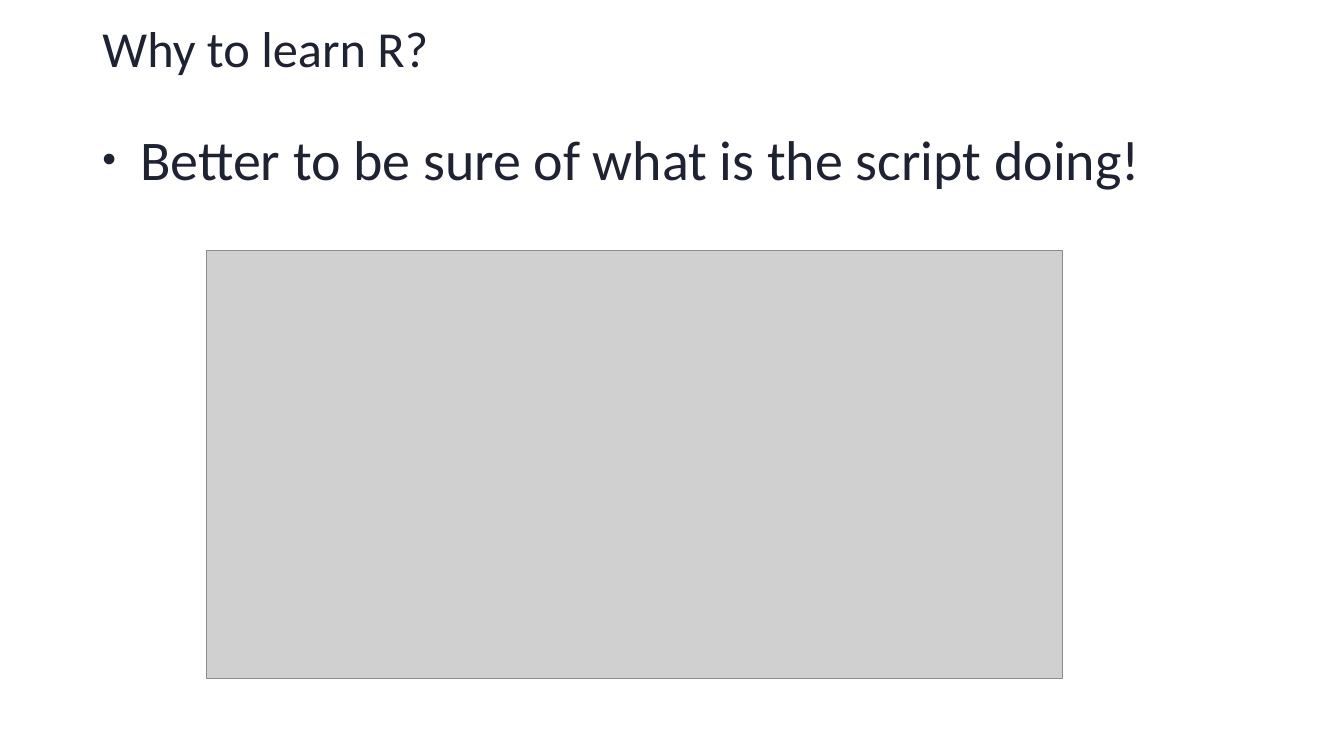
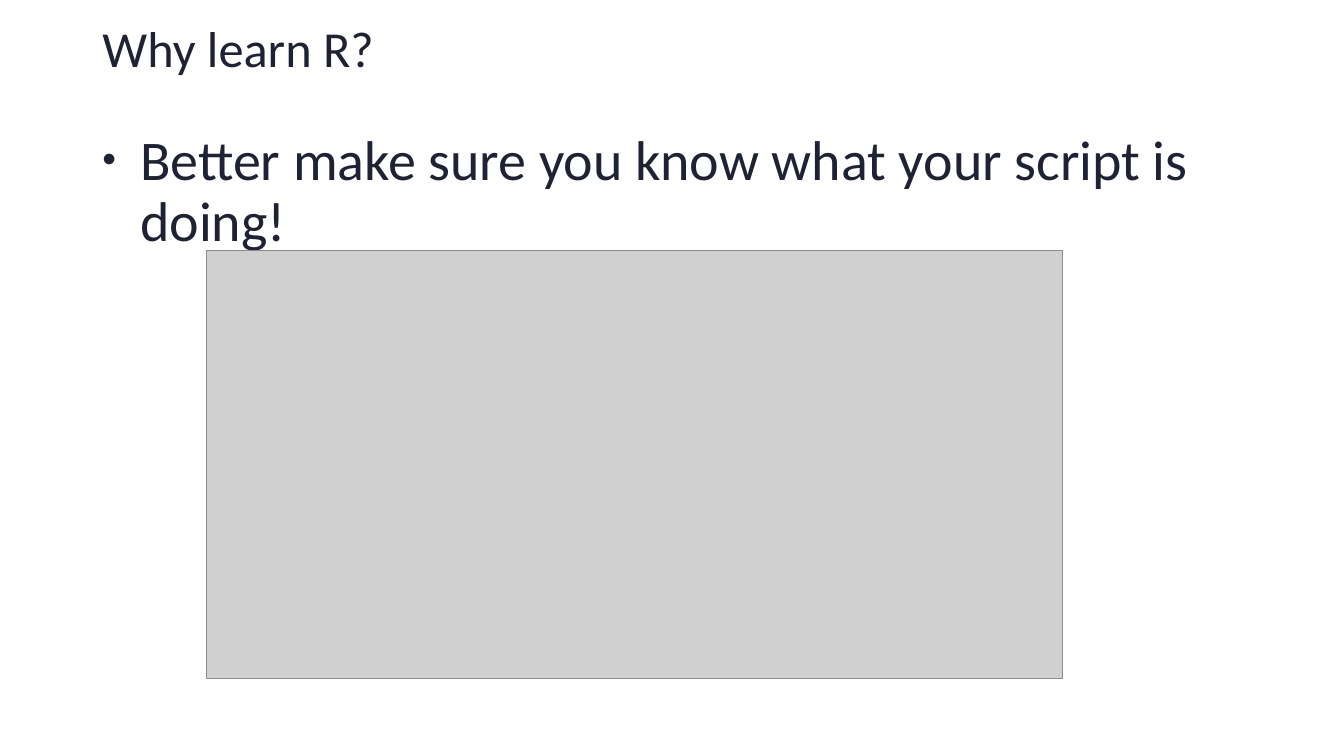
Before and after one commit to sib-swiss/first-steps-with-R-training, a slide deck: slide 12 of assets/pptx/First-steps-with-R_day1.pptx. Drawn at 1344x756 pixels with LibreOffice and Linux fonts; fonts in the diff are those of the drawing; grey boxes stand for pictures; background and template pictures are left out. Boxes give left, top, right and bottom in pixels: in the first picture for what was removed or moved away, otherwise in the second. Text is boxed around its words. In the diff, an @@ line names an element or a change of style, - is before the commit and + after.

```diff
--- a/assets/pptx/First-steps-with-R_day1.pptx
+++ b/assets/pptx/First-steps-with-R_day1.pptx
@@ title at (x1=102, y1=32, x2=374, y2=75): text changed @@
-Why to learn R?
+Why learn R?
@@ text at (x1=140, y1=141, x2=1188, y2=254): text changed @@
-• Better to be sure of what is the script doing!
+• Better make sure you know what your script is doing!
```
Also in this commit, not shown: 22 other slides changed, 13 slides added, 4 slides removed, 12 other files.
